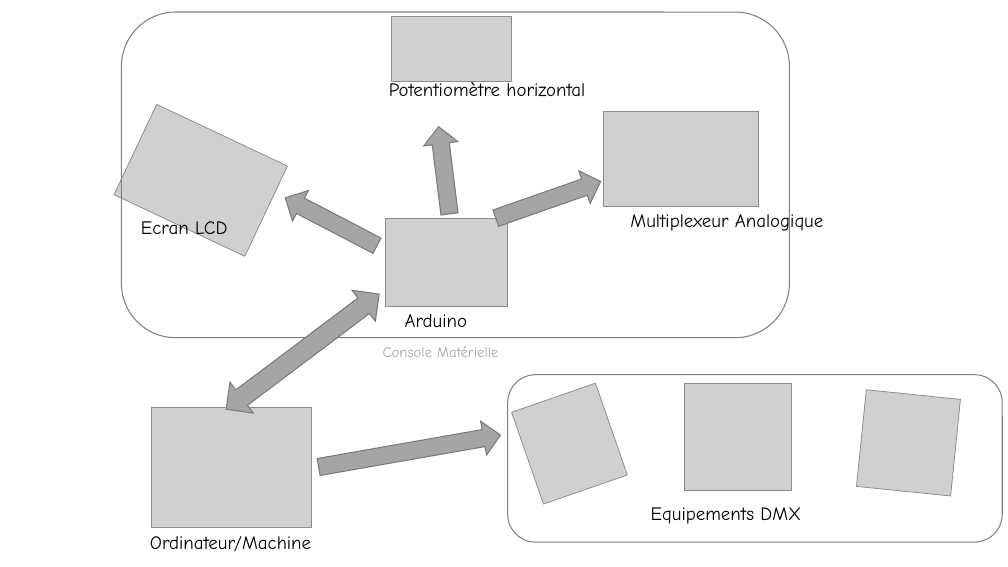
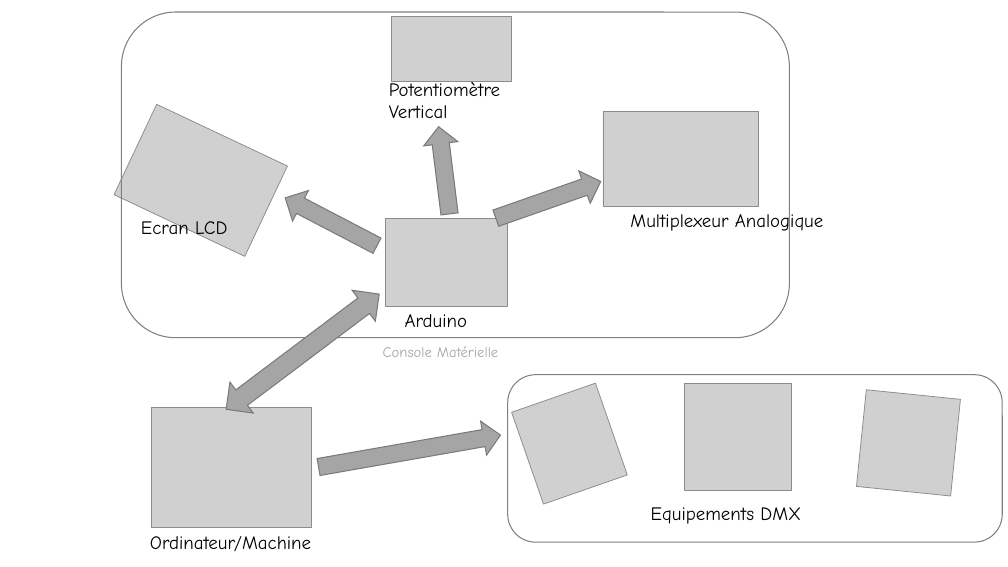
Before and after one commit to SlaawN/Th-treDMX, a slide deck: slide 1 of UML-SCHEMAS/LILIAN/SCHEMA SYNOPTIQUE/SCHEMA2.pptx. Drawn at 1008x567 pixels with LibreOffice and Linux fonts; fonts in the diff are those of the drawing; grey boxes stand for pictures. Boxes give left, top, right and bottom in pixels: in the first picture for what was removed or moved away, otherwise in the second. Text is boxed around its words. In the diff, an @@ line names an element or a change of style, - is before the commit and + after.

```diff
--- a/UML-SCHEMAS/LILIAN/SCHEMA SYNOPTIQUE/SCHEMA2.pptx
+++ b/UML-SCHEMAS/LILIAN/SCHEMA SYNOPTIQUE/SCHEMA2.pptx
@@ text at bbox=[389, 79, 500, 118]: text changed @@
-Potentiomètre horizontal
+Potentiomètre
+Vertical
```
Also in this commit, not shown: 1 other file.
